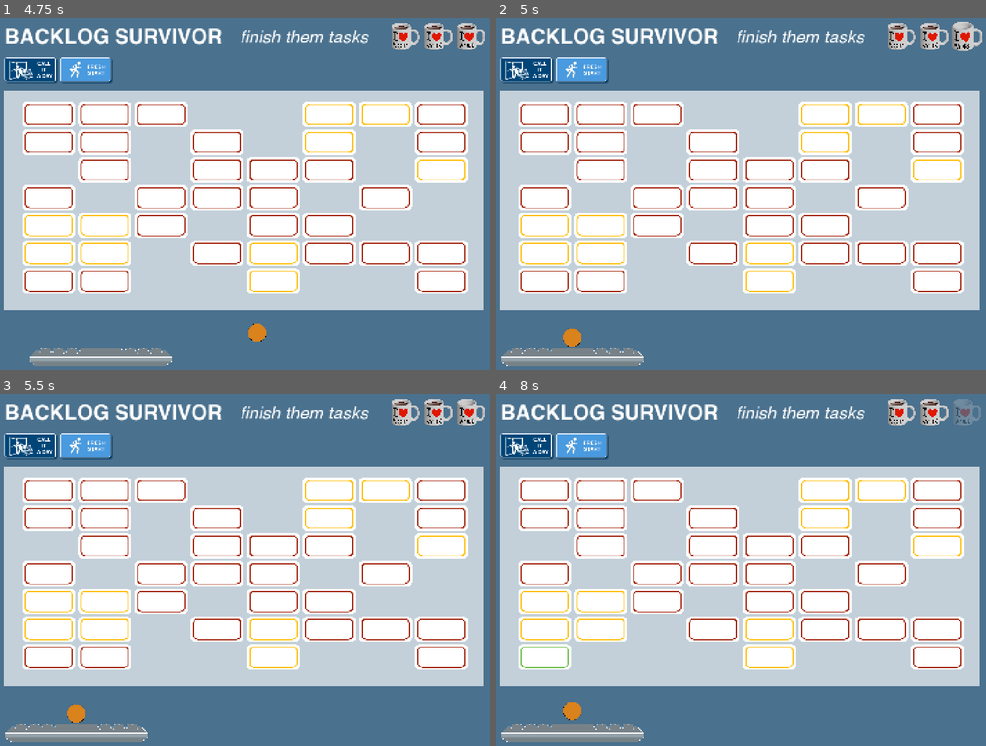
Above: before the commit, frames 1-4 (two rows, left to right).
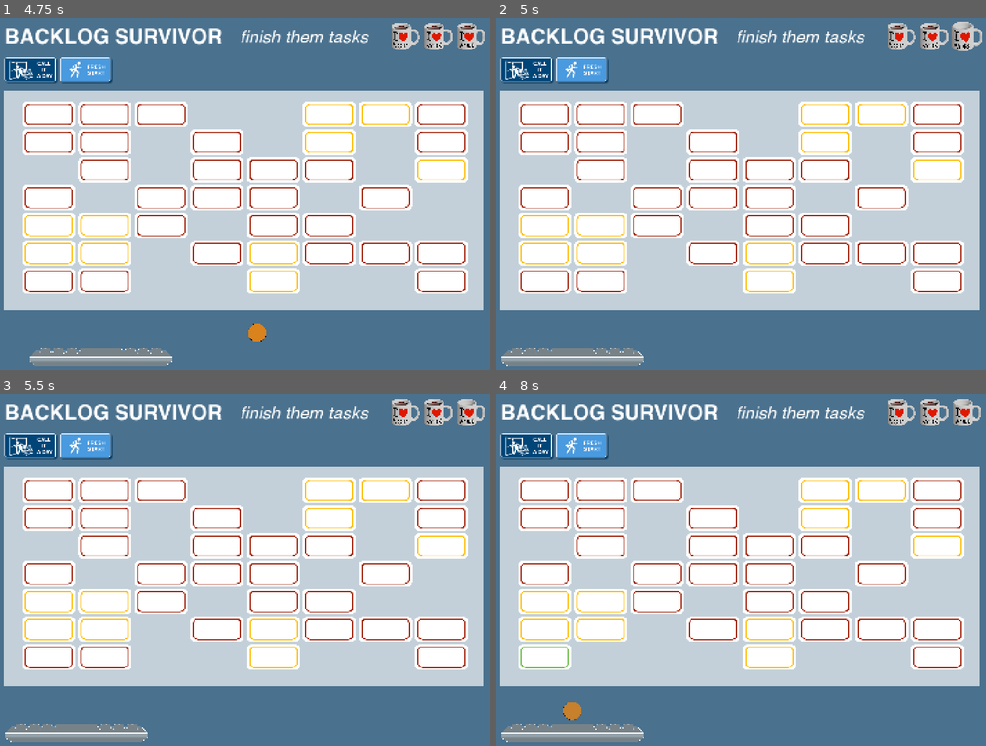
Above: after the commit, the same moments.

Repository: grkovalev/office-game
Game: Godot game, scene res://backlogarkanoid.tscn
Two runs of this game, one before a commit and one after it. Both use one fixed random seed, a clock stepped at 60 frames per second and the inputs below. This scene is started directly instead of the project's main scene.
Inputs (mouse positions are in pixels of both pictures, inside the frame that each line leads up to):
- Up to frame 1 (4.75 s): click (88, 74) at 0.5 s; click (88, 74) at 1.25 s; click (88, 74) at 2 s; tap Enter at 2.75 s; move the mouse to (210, 267) at 2.77 s; hold Up (ui_up) 2.78-3.5 s; tap R at 2.85, 4.35 s; click (210, 267) at 2.92 s; tap Space at 3.02, 4.25 s; drag from (392, 250) to (210, 267) at 3.52 s; move the mouse to (83, 137) at 4.27 s; hold Left (ui_left) from 4.28 s (still down)
- Up to frame 2 (5 s): keep holding Left (ui_left)
- Up to frame 3 (5.5 s): release Left (ui_left) at 5 s; drag from (264, 570) to (83, 513) at 5.02 s
- Up to frame 4 (8 s): tap Enter at 5.75 s; move the mouse to (657, 474) at 5.77 s; hold Left (ui_left) 5.78-6.5 s; tap R at 5.85, 7.35 s; tap Space at 6.02, 7.25 s; drag from (848, 552) to (657, 474) at 6.52 s; move the mouse to (633, 587) at 7.27 s; hold Up (ui_up) from 7.28 s (still down); click (633, 587) at 7.42 s

Frame 1 is identical in both runs. In frame 2, 0.2% of the frame differs, in the area x 13-18%, y 88-94%; in frame 3, 0.2%; in frame 4, 0.3%, in the area x 93-99%, y 1-9%.

Commit message:
animations for reimerging the ball and disapearance of the mug

Diff:
--- a/ball_char.gd
+++ b/ball_char.gd
@@ -1,6 +1,7 @@
 extends CharacterBody2D
 
 signal hit_bottom
+signal emergence_finished
 
 @export var ball_speed: float = 900.0
 @export var brick_speed_boost: float = 0.0
@@ -16,6 +17,7 @@
 @onready var paddle_coll: CollisionShape2D = get_node(paddle_collision_path)
 @onready var bounds_rect_node: TextureRect = get_node(bounds_path)
 @onready var ball_coll: CollisionShape2D = $ball_coll
+@onready var ball_img: Sprite2D = $ball_img
 
 var paddle_half_width: float
 var paddle_half_height: float
@@ -62,6 +64,29 @@
 	velocity = Vector2.ZERO
 	_bottom_hit_emitted_this_frame = false
 	_stick_to_paddle()
+
+## Call after ball hit bottom and a life was lost: hide ball, wait delay_sec, then stick to paddle and long fade-in; emits emergence_finished when done.
+func return_to_paddle_after_delay(delay_sec: float) -> void:
+	attached = true
+	current_speed = ball_speed
+	velocity = Vector2.ZERO
+	_bottom_hit_emitted_this_frame = false
+	hide()
+	set_physics_process(false)
+	var timer := get_tree().create_timer(delay_sec)
+	timer.timeout.connect(_emerge_on_paddle, CONNECT_ONE_SHOT)
+
+func _emerge_on_paddle() -> void:
+	_stick_to_paddle()
+	show()
+	set_physics_process(true)
+	ball_img.modulate.a = 0.0
+	var tween := create_tween()
+	tween.tween_property(ball_img, "modulate:a", 1.0, 1.0)  # Long fade-in only
+	tween.tween_callback(func() -> void:
+		ball_img.modulate.a = 1.0
+		emergence_finished.emit()
+	)
 
 func disappear() -> void:
 	# Game over: ball leaves the play area
--- a/main_backlogarkanoid.gd
+++ b/main_backlogarkanoid.gd
@@ -29,10 +29,12 @@
 
 var paddle_half_width: float
 var paddle_half_height: float
+var _paddle_fixed_y: float  # Lock paddle to X-only movement
 var bounds_rect: Rect2
 var _initial_player_position: Vector2
 var lives_remaining: int = 3
 var _health_animation_running: bool = false
+var _pending_blink_cup_index: int = -1
 var is_paused: bool = false
 var _pause_base_scale: Vector2 = Vector2.ONE
 
@@ -41,6 +43,7 @@
 	exitbtn.pressed.connect(_on_exitbtn_pressed)
 	restartbtn.pressed.connect(_on_restartbtn_pressed)
 	ball_char.hit_bottom.connect(_on_ball_hit_bottom)
+	ball_char.emergence_finished.connect(_on_ball_emergence_finished)
 	_pause_base_scale = pause_node.scale
 	pause_node.hide()
 	# Restart/exit only on left click, not Space/Enter
@@ -50,6 +53,7 @@
 	var paddle_shape := paddle_coll.shape as RectangleShape2D
 	paddle_half_width = 0.5 * paddle_shape.size.x * paddle_coll.global_scale.x
 	paddle_half_height = 0.5 * paddle_shape.size.y * paddle_coll.global_scale.y
+	_paddle_fixed_y = paddle.global_position.y
 
 	var r := tiles.get_global_rect()
 	bounds_rect = Rect2(r.position, r.size)
@@ -111,6 +115,7 @@
 	paddle.move_and_slide()
 
 	var p := paddle.global_position
+	p.y = _paddle_fixed_y  # Keep paddle on fixed Y (X-only movement)
 	var left_limit := bounds_rect.position.x + paddle_half_width
 	var right_limit := bounds_rect.position.x + bounds_rect.size.x - paddle_half_width
 	p.x = clamp(p.x, left_limit, right_limit)
@@ -129,7 +134,7 @@
 		var cup_index: int = 3 - lives_remaining
 		_lose_health_cup(cup_index)
 		lives_remaining -= 1
-		ball_char.stick_to_paddle()
+		ball_char.return_to_paddle_after_delay(1.0)
 	else:
 		ball_char.disappear()
 
@@ -139,11 +144,12 @@
 	var sprite: Sprite2D = health_cup_sprites[cup_index]
 	var cup_parent: Node2D = health_cup_parents[cup_index]
 	_health_animation_running = true
+	_pending_blink_cup_index = cup_index
 
 	# 1) Switch texture atlas to frame 1 (broken)
 	sprite.region_rect = HEALTHCUP_REGION_FRAME_1
 
-	# 2) Enlarge then shrink (like exitbtn/restartbtn)
+	# 2) Enlarge then shrink (like exitbtn/restartbtn); blink phase starts after ball emergence + 0.5s
 	var base_scale: Vector2 = cup_parent.scale
 	var tween := create_tween()
 	tween.set_parallel(false)
@@ -153,8 +159,22 @@
 	tween.tween_property(cup_parent, "scale", base_scale, 0.15)
 	tween.set_trans(Tween.TRANS_BACK)
 	tween.set_ease(Tween.EASE_OUT)
-	tween.tween_interval(1.5)  # Show index 1 texture a bit longer before blinking
-	# Blink: dim and back (3 times)
+
+func _on_ball_emergence_finished() -> void:
+	if not _health_animation_running or _pending_blink_cup_index < 0:
+		return
+	var cup_index: int = _pending_blink_cup_index
+	var sprite: Sprite2D = health_cup_sprites[cup_index]
+	var cup_parent: Node2D = health_cup_parents[cup_index]
+	var timer := get_tree().create_timer(0.5)
+	timer.timeout.connect(func() -> void:
+		_run_health_cup_blink(cup_index, sprite, cup_parent)
+		_pending_blink_cup_index = -1
+	, CONNECT_ONE_SHOT)
+
+func _run_health_cup_blink(cup_index: int, sprite: Sprite2D, cup_parent: Node2D) -> void:
+	var tween := create_tween()
+	tween.set_parallel(false)
 	for _i in range(3):
 		tween.tween_property(sprite, "modulate:a", 0.35, 0.08)
 		tween.tween_property(sprite, "modulate:a", 1.0, 0.08)
@@ -173,6 +193,7 @@
 		pause_node.hide()
 	lives_remaining = 3
 	_health_animation_running = false
+	_pending_blink_cup_index = -1
 	# Restore all health cups: visible, frame 0, full opacity
 	for i in range(health_cup_parents.size()):
 		var parent_node: Node2D = health_cup_parents[i]
